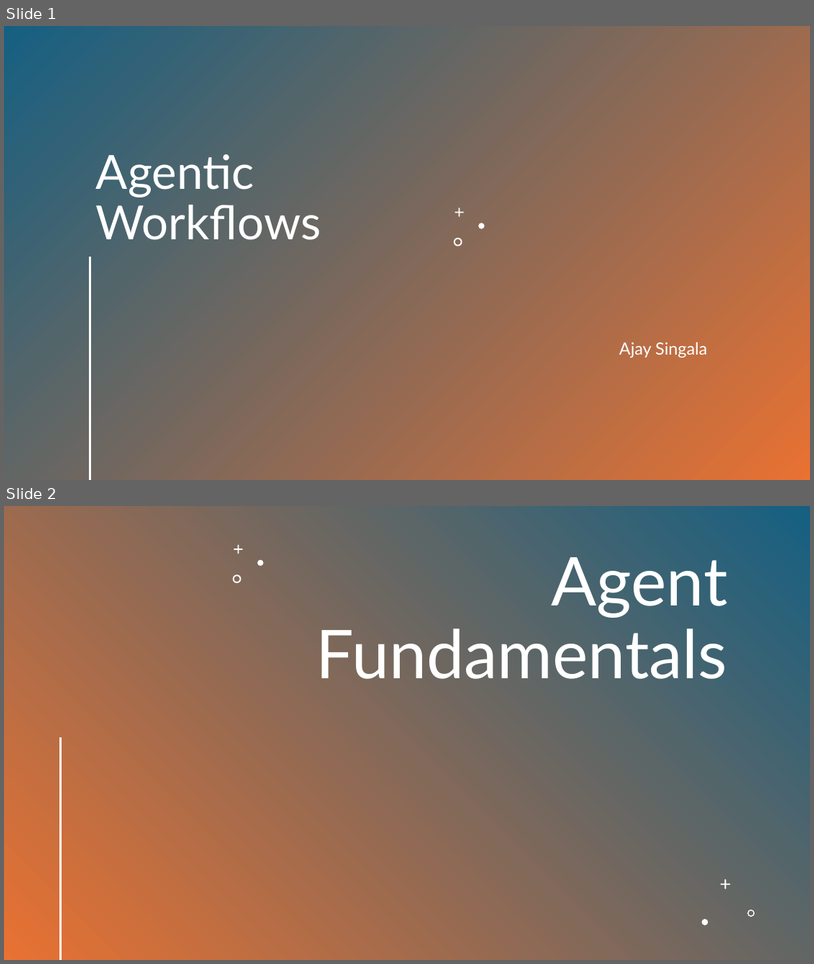
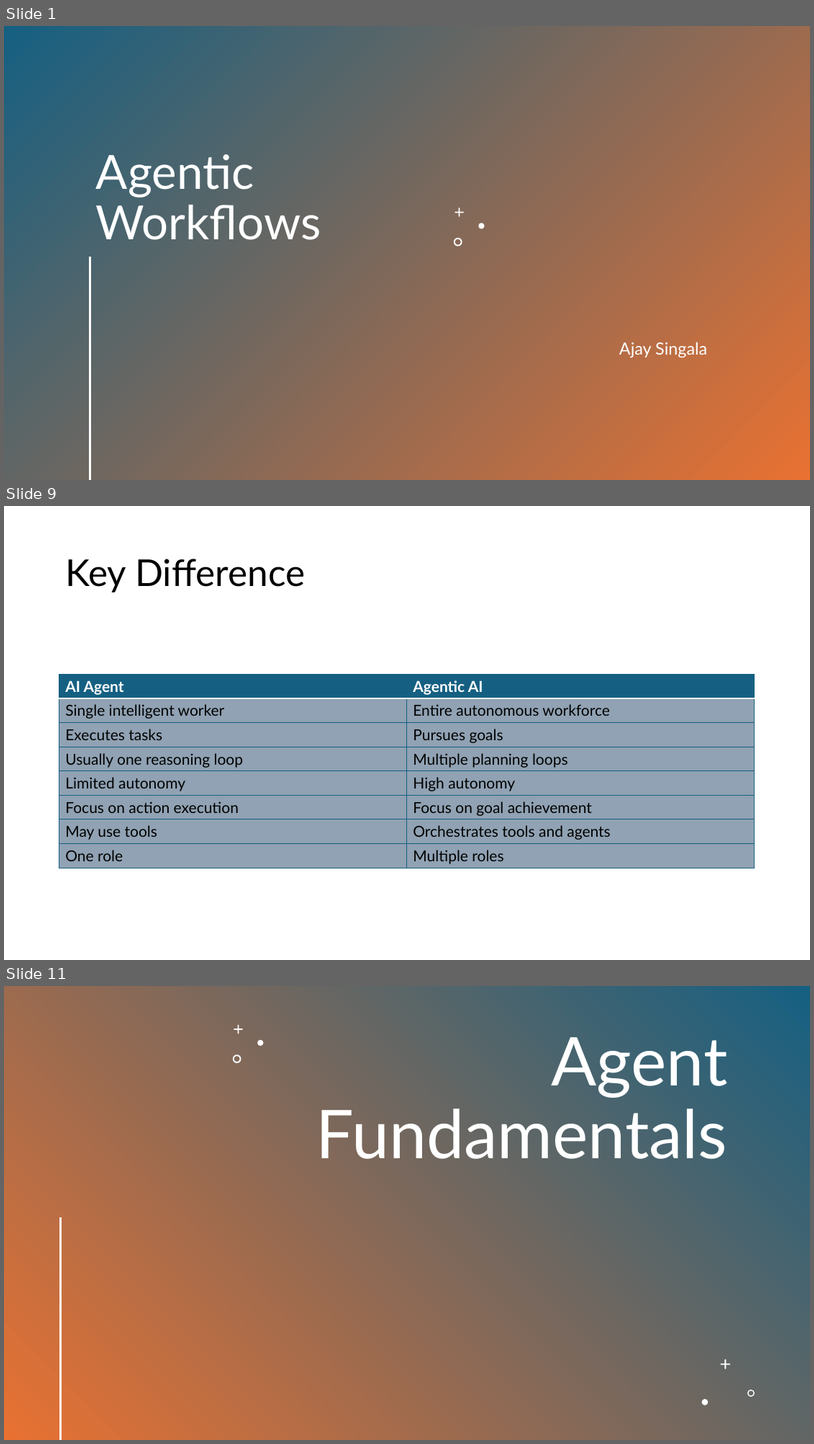
Before and after one commit to AjaySingala/ajs_walmart_apr2026_hol_day04, a slide deck: docs/Agentic Workflow.pptx. Shown one above the other, each under a label of ours: slides 1 and 2 before the commit, slides 1, 9 and 11 after it; the slides between them are not shown. The pictures are 814x964 and 814x1444 pixels, drawn with LibreOffice and Linux fonts; fonts in the diff are those of the drawing. Boxes give left, top, right and bottom in pixels: in the first picture for what was removed or moved away, otherwise in the second. Text is boxed around its words. In the diff, an @@ line names an element or a change of style, - is before the commit and + after.

Commit message:
agents vs agentic ai

```diff
--- a/docs/Agentic Workflow.pptx
+++ b/docs/Agentic Workflow.pptx
@@ slide 9 added at <box>4,506,810,960</box>, background #FFFFFF @@
@@ title added at <box>65,559,305,592</box>, 44 pt, text #000000 @@
+Key Difference
@@ table added at <box>59,674,756,867</box>, 8 rows, 2 columns @@
+AI Agent | Agentic AI
+Single intelligent worker | Entire autonomous workforce
+Executes tasks | Pursues goals
+Usually one reasoning loop | Multiple planning loops
+Limited autonomy | High autonomy
+Focus on action execution | Focus on goal achievement
+May use tools | Orchestrates tools and agents
+One role | Multiple roles
@@ what was slide 2 is now slide 11 @@
```
Also in this commit, not shown: 8 other slides added.
